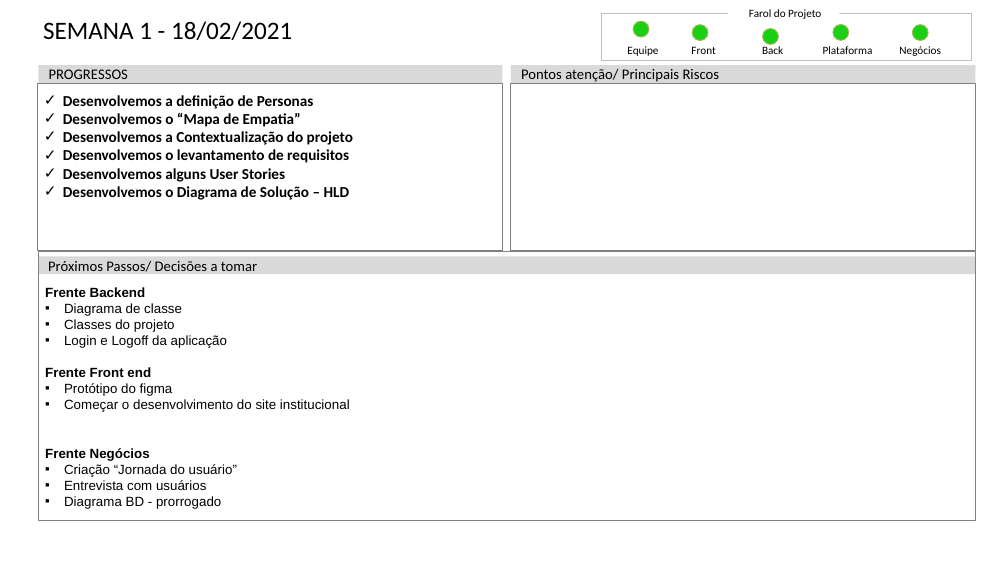
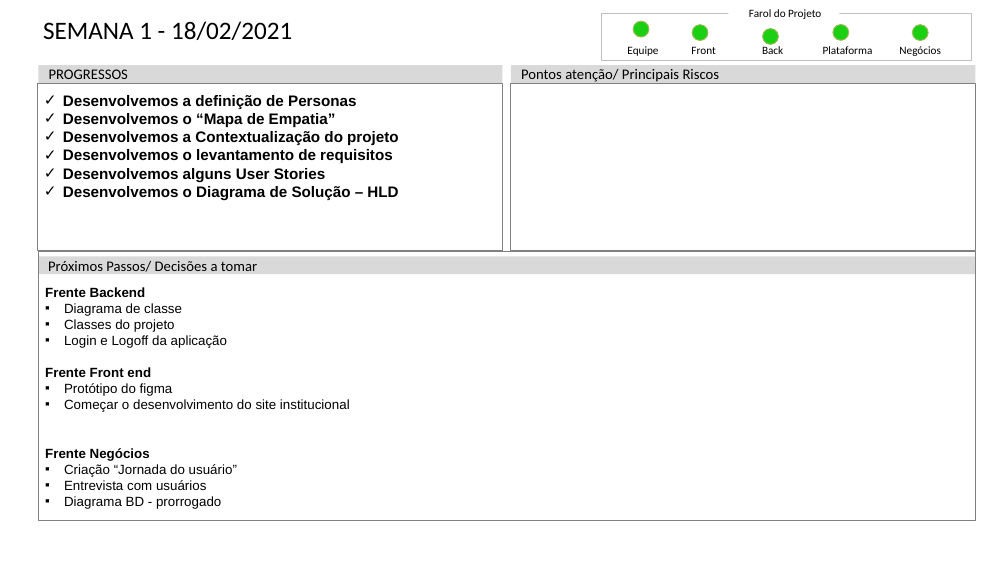
Before and after one commit to mileneoliveira/grupo04-react-web, a slide deck: slide 3 of Documentação/Status_Report/Mod_Status_Report-PI20202.pptx. Drawn at 1008x567 pixels with LibreOffice and Linux fonts; fonts in the diff are those of the drawing. Boxes give left, top, right and bottom in pixels: in the first picture for what was removed or moved away, otherwise in the second. Text is boxed around its words. In the diff, an @@ line names an element or a change of style, - is before the commit and + after.

```diff
--- a/Documentação/Status_Report/Mod_Status_Report-PI20202.pptx
+++ b/Documentação/Status_Report/Mod_Status_Report-PI20202.pptx
@@ rectangle "Desenvolvemos a definição de Personas" at (x1=37, y1=83, x2=503, y2=251): font Calibri to Arial @@
```
Also in this commit, not shown: 1 other slide changed, 1 slide added, 1 other file.
